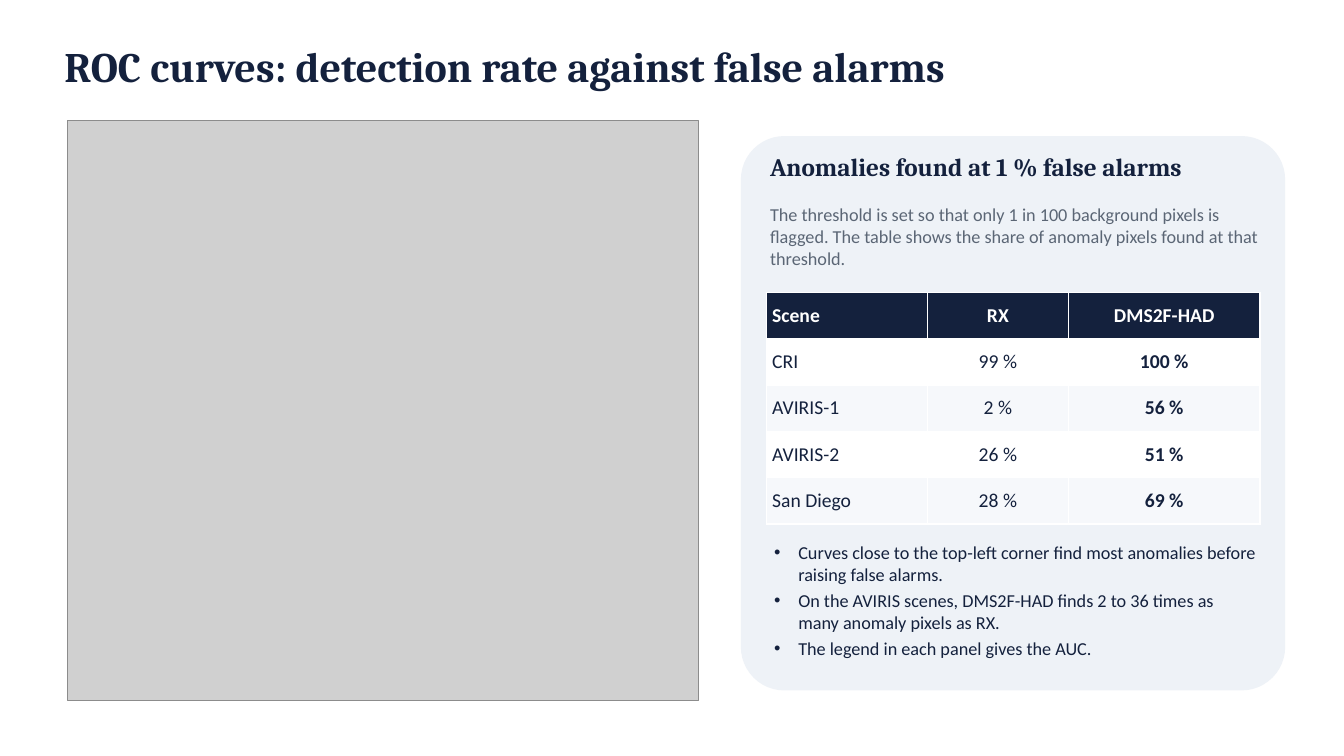
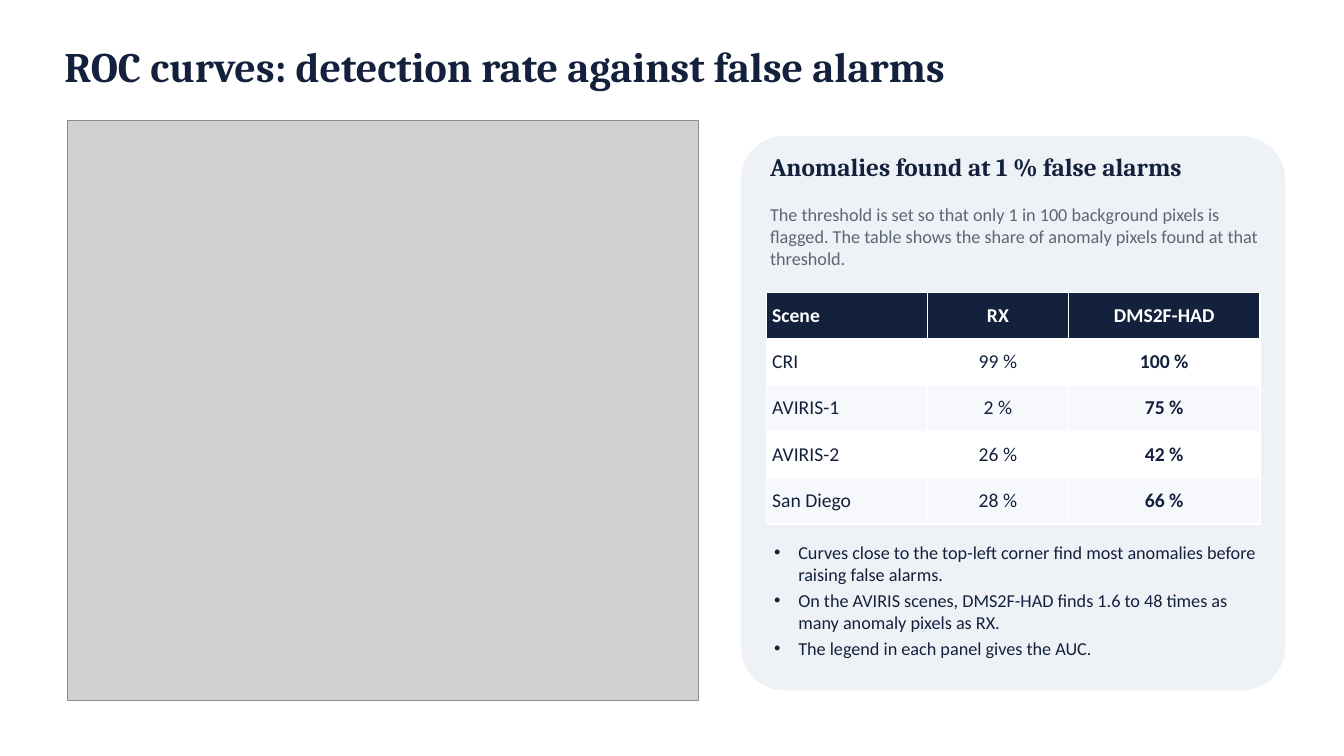
Before and after one commit to SaarthakG-Dtu/Hyperspectral_Anomaly_Detection, a slide deck: slide 12 of presentation/DMS2F-HAD_presentation.pptx. Drawn at 1344x756 pixels with LibreOffice and Linux fonts; fonts in the diff are those of the drawing; grey boxes stand for pictures. Boxes give left, top, right and bottom in pixels: in the first picture for what was removed or moved away, otherwise in the second. Text is boxed around its words. In the diff, an @@ line names an element or a change of style, - is before the commit and + after.

```diff
--- a/presentation/DMS2F-HAD_presentation.pptx
+++ b/presentation/DMS2F-HAD_presentation.pptx
@@ table at (x1=766, y1=292, x2=1260, y2=524) @@
-row 3, column 3: 56 %
+row 3, column 3: 75 %
-row 4, column 3: 51 %
+row 4, column 3: 42 %
-row 5, column 3: 69 %
+row 5, column 3: 66 %
@@ text at (x1=798, y1=594, x2=1227, y2=632): text changed @@
-• On the AVIRIS scenes, DMS2F-HAD finds 2 to 36 times as many anomaly pixels as RX.
+• On the AVIRIS scenes, DMS2F-HAD finds 1.6 to 48 times as many anomaly pixels as RX.
```
Also in this commit, not shown: 9 other slides changed, 36 other files.
